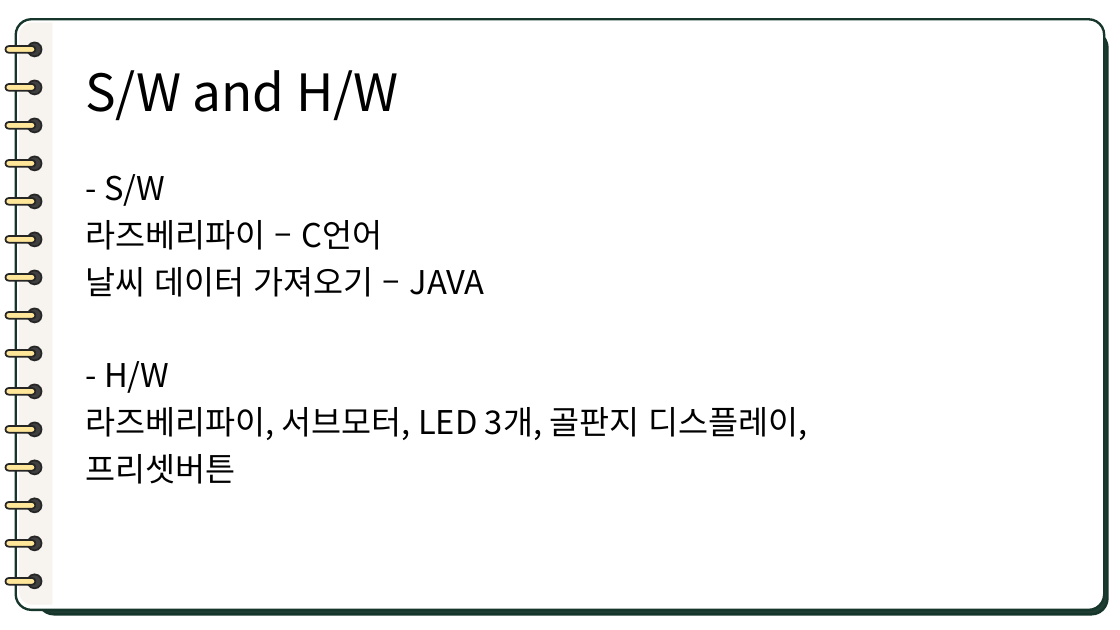
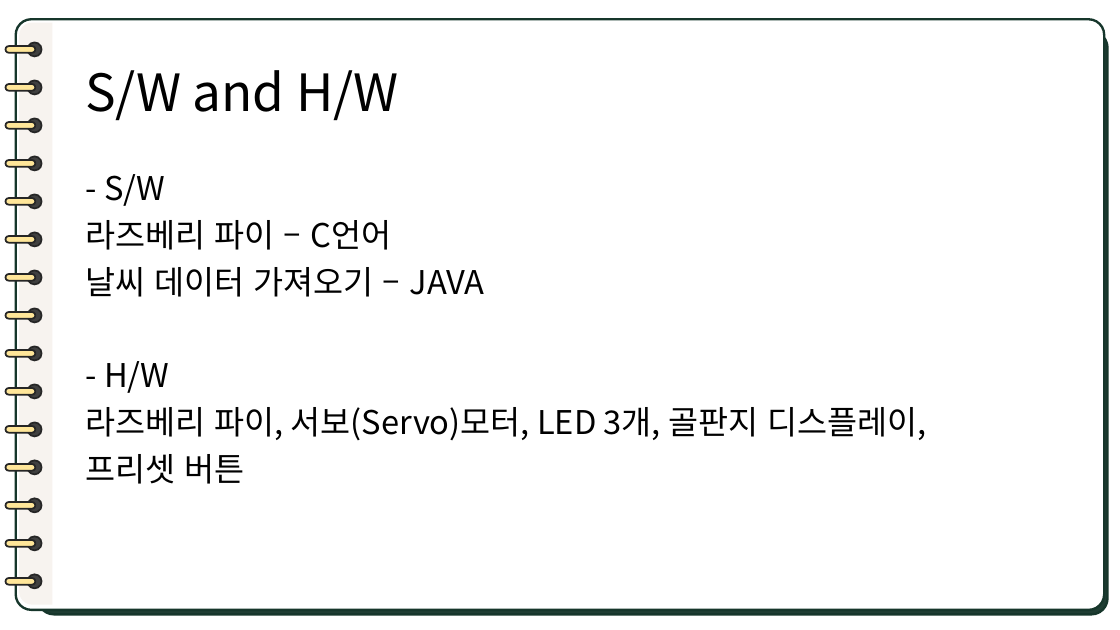
Before and after one commit to binn328/IoT_Project, a slide deck: slide 4 of IoT_PPT.pptx. Drawn at 1120x630 pixels with LibreOffice and Linux fonts; fonts in the diff are those of the drawing. Boxes give left, top, right and bottom in pixels: in the first picture for what was removed or moved away, otherwise in the second. Text is boxed around its words. In the diff, an @@ line names an element or a change of style, - is before the commit and + after.

```diff
--- a/IoT_PPT.pptx
+++ b/IoT_PPT.pptx
@@ text at (85, 220, 391, 250): spaces changed @@
-라즈베리파이 – C언어
+라즈베리 파이 – C언어
@@ text at (85, 407, 926, 484): text changed @@
-라즈베리파이, 서브모터, LED 3개, 골판지 디스플레이,
-프리셋버튼
+라즈베리 파이, 서보(Servo)모터, LED 3개, 골판지 디스플레이,
+프리셋 버튼
```
Also in this commit, not shown: 2 other slides changed, 1 slide added.
